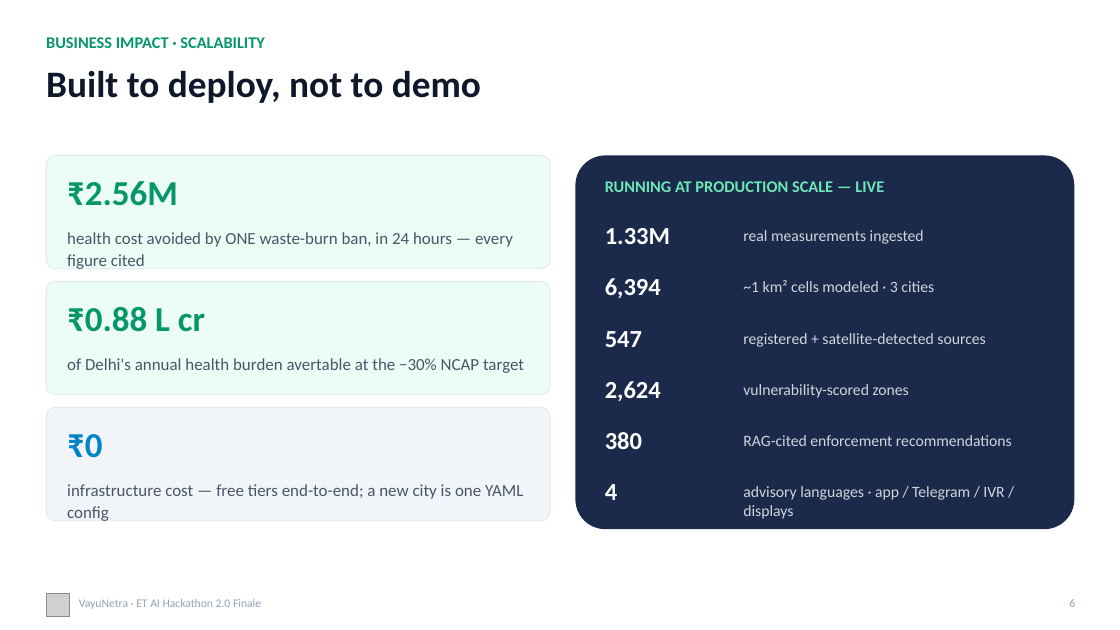
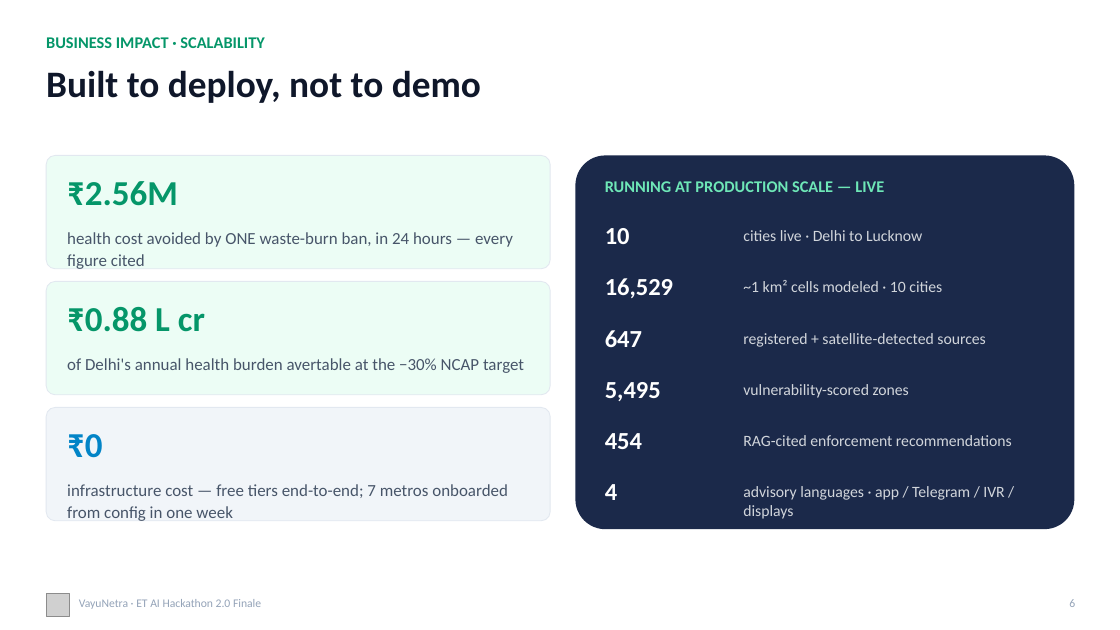
Before and after one commit to omkarrr88/VayuNetra, a slide deck: slide 6 of docs/VayuNetra_Pitch.pptx. Drawn at 1120x630 pixels with LibreOffice and Linux fonts; fonts in the diff are those of the drawing; grey boxes stand for pictures. Boxes give left, top, right and bottom in pixels: in the first picture for what was removed or moved away, otherwise in the second. Text is boxed around its words. In the diff, an @@ line names an element or a change of style, - is before the commit and + after.

```diff
--- a/docs/VayuNetra_Pitch.pptx
+++ b/docs/VayuNetra_Pitch.pptx
@@ text at <box>605,228,630,244</box>: text changed @@
-1.33M
+10
@@ text at <box>743,230,922,241</box>: text changed @@
-real measurements ingested
+cities live · Delhi to Lucknow
@@ text at <box>605,278,673,298</box>: text changed @@
-6,394
+16,529
@@ text at <box>743,280,942,292</box>: text changed @@
-~1 km² cells modeled · 3 cities
+~1 km² cells modeled · 10 cities
@@ text at <box>605,330,642,347</box>: text changed @@
-547
+647
@@ text at <box>605,382,661,401</box>: text changed @@
-2,624
+5,495
@@ text at <box>605,433,642,449</box>: text changed @@
-380
+454
@@ text at <box>67,484,508,521</box>: text changed @@
-infrastructure cost — free tiers end-to-end; a new city is one YAML config
+infrastructure cost — free tiers end-to-end; 7 metros onboarded from config in one week
```
Also in this commit, not shown: 6 other slides changed, 1 slide added, 48 other files.
